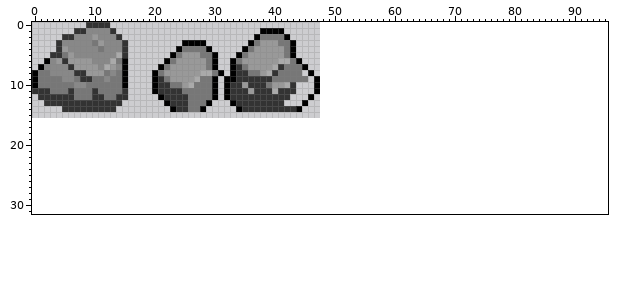
File history of a pixel-art file, img/rock.ase. This is how it looked before the edit.
48x16 pixels, 1 frame. The old version is drawn lined up with the new one, on the new canvas.
And afterwards:
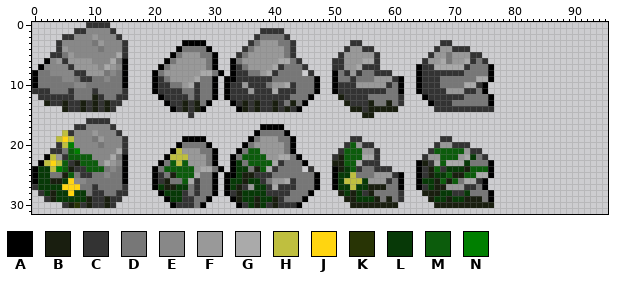
Palette (. is transparent): A #000000  B #191e0f  C #333333  D #777777  E #888888  F #999999  G #aaaaaa  H #bfbf3f  J #ffd510  K #283405  L #073907  M #0c5c0c  N #007f00
Commit: Additional Rocks
Changes in this commit:
canvas 48x16 -> 96x32
Changed rows in their new state; - is an unchanged pixel.
first column x 0:
 1 --------------------------------------CCCC-----------------------------------
 2 -------------------------------------C----C----------------------------------
 3 ------------------------------------C------C---------CC-------------CC-------
 4 -----------------------------------C-------C--------CFFCC----------CFFCCC----
 5 ----------------------------------C--------C-------CFFFFFC--------CFFDFFFCC--
 6 --------------------------------------------C-----CCFFFGGC-------CFFGDFFGCDC-
 7 ---------------------------------------------C----CCFFGCCC------ACCGGGGGCDDDA
 8 ----------------------------------------------C---ADCFCDDCCC----ACCCCCCCDDDDA
 9 ----------------------------------------------D---ADDCDDDFFFCA--ACCCDDDDDDGGA
10 ---------------------------C----------------DDD---ACCCFFFFFCDA--ACCCDDDDGGCA-
11 ---------------------------C----------------DDD---ACCCCCCCCDDA--ACCCCFFFCCDA-
12 ----------B----------------C---------------DDD-----BCCCCDDDDDC---ACCCCCCDDDDA
13 --B--B--B-B-B------------BCB-------B-B--B-DBD-------BCCCBDDBDC----ACCCDDDDDDA
14 -----B--B-B-B------------BCB-------B-B--B-B----------BBCBBBBB------CCCCCCCCCC
15 --------------------------C----------------------------BB--------------------
16 ---------CCCC----------------------------------------------------------------
17 -------CCEEEEC------------------------AAAA-----------------------------------
18 -----HCEEEFEEEC----------------------ADDDDA----------------------------------
19 ----HJHEEEDFEEEC---------AAAA-------ADFFFDDA---------CC-------------CC-------
20 ----CHNEEEEDEEEC--------ADDDDA-----ADFFFFFDA--------CMFCC----------CFFCCC----
21 ---CCDMNEEEEEEGC-------AHFFFDDA---ADMMFFFFDA-------CMMMFFC--------CMMMMMFCC--
22 --AHFCMMMMEEEGDA------AHHHFFFDA--ADMMMMFFGGDA-----CBMMMGGC-------CFFMMMFGLDC-
23 -AHJHMCBMMMEGFEA-----ADMHMFFFDA--ALDMMMMGCDDDA----BBMMGCCC------ABCGMGGGLDDDA
24 ALLHNMBCCMMMDEDA----ADMMMMMFGGDA-ALLDBMGCDDDD-C---ABLMCDDCCC----ACBMCLLLBMMMA
25 ALLDDBMDCCDDEDDA----ACDBMMMGDDA-AALBBCCCDDDDDDDA--ALLHDDDFFFCA--ACBLLMBBMMGGA
26 ALLBBLJEEDDDDDDA----ACBDDMGCDDA-ALLBLLCDFFGCDDDA--ALHHHLFFFCDA--ALLBMBMDGGCA-
27 CLLLLJJJDDCDDDDC----ALBBLLDCDDA-ALBCFLLCGCCCDDDA--ALLHLLBBBDDA--ACLBBFFFCCDA-
28 -CLBLLJLLDCCDDCC-----ALLLCDCDDA-ACBLLLLCCCCDDDA----BLBLCBDDDDC---BBBLLCCLDDDA
29 --CBLLLLLBCCBCC-------ALLCCDDA---ABLLBLLBCDDDA------BBLLLBDBDC----BLLBLLBBBDA
30 -----CBKCBCCBC---------ACCCDA-----ACLBLCBCCCA--------BBBBBBBB------BBBBBBBBBB
